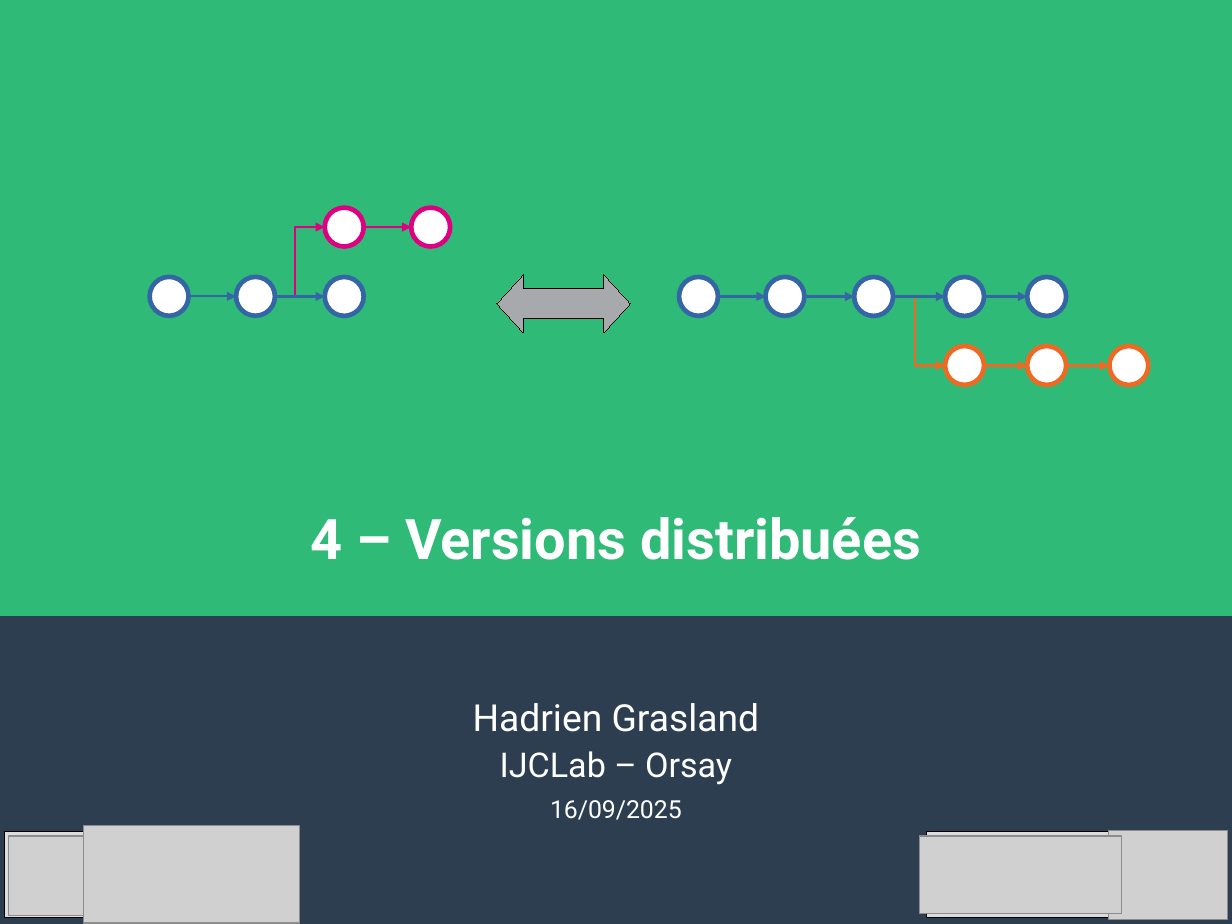
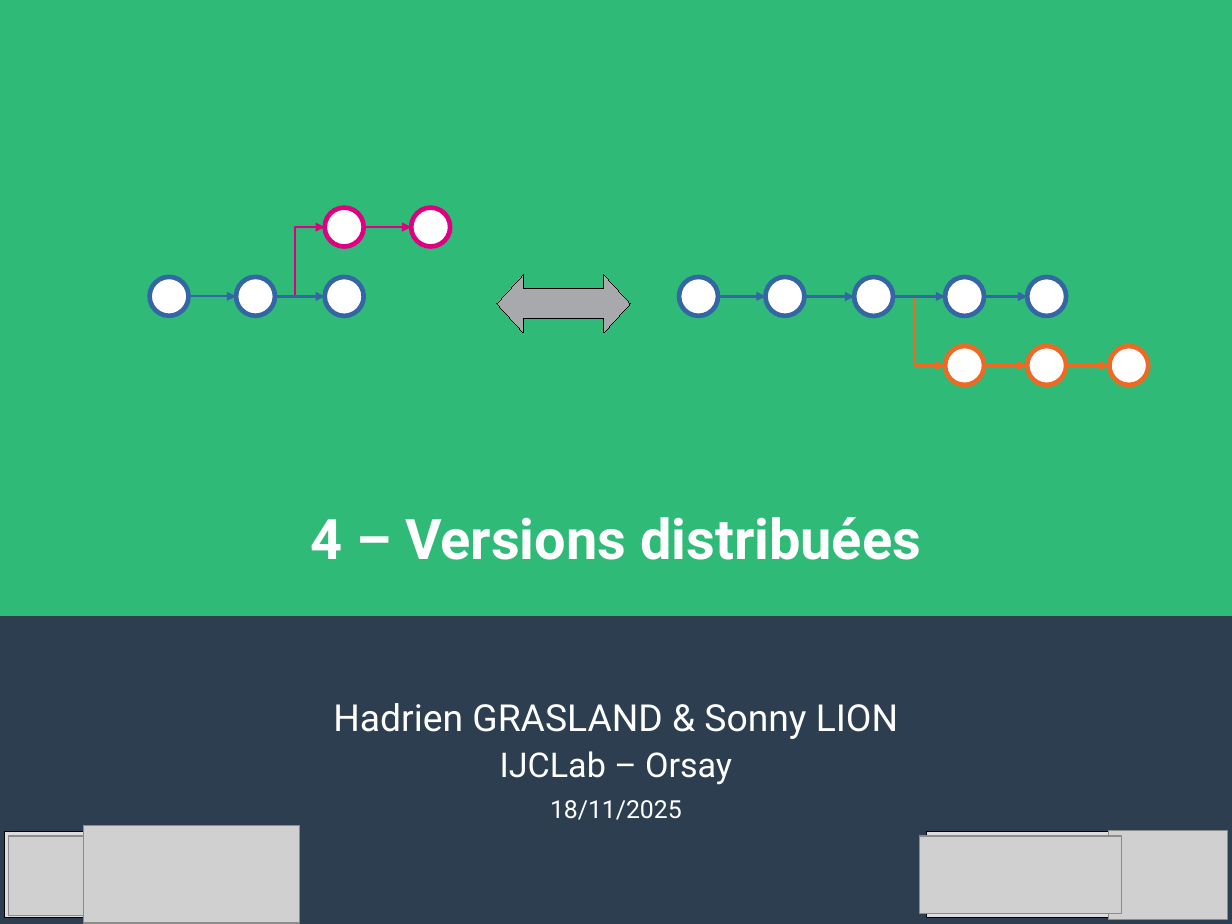
Before and after one commit to pushou/formation-git, a slide deck: slide 1 of Pres4-Distribution.odp. Drawn at 1232x924 pixels with LibreOffice and Linux fonts; fonts in the diff are those of the drawing; grey boxes stand for pictures. Boxes give left, top, right and bottom in pixels: in the first picture for what was removed or moved away, otherwise in the second. Text is boxed around its words. In the diff, an @@ line names an element or a change of style, - is before the commit and + after.

```diff
--- a/Pres4-Distribution.odp
+++ b/Pres4-Distribution.odp
@@ subtitle at bbox=[333, 703, 898, 739]: text changed @@
-Hadrien Grasland
+Hadrien GRASLAND & Sonny LION
@@ subtitle at bbox=[550, 800, 682, 820]: text changed @@
-16/09/2025
+18/11/2025
```
Also in this commit, not shown: 1 other slide changed, 6 other files.
